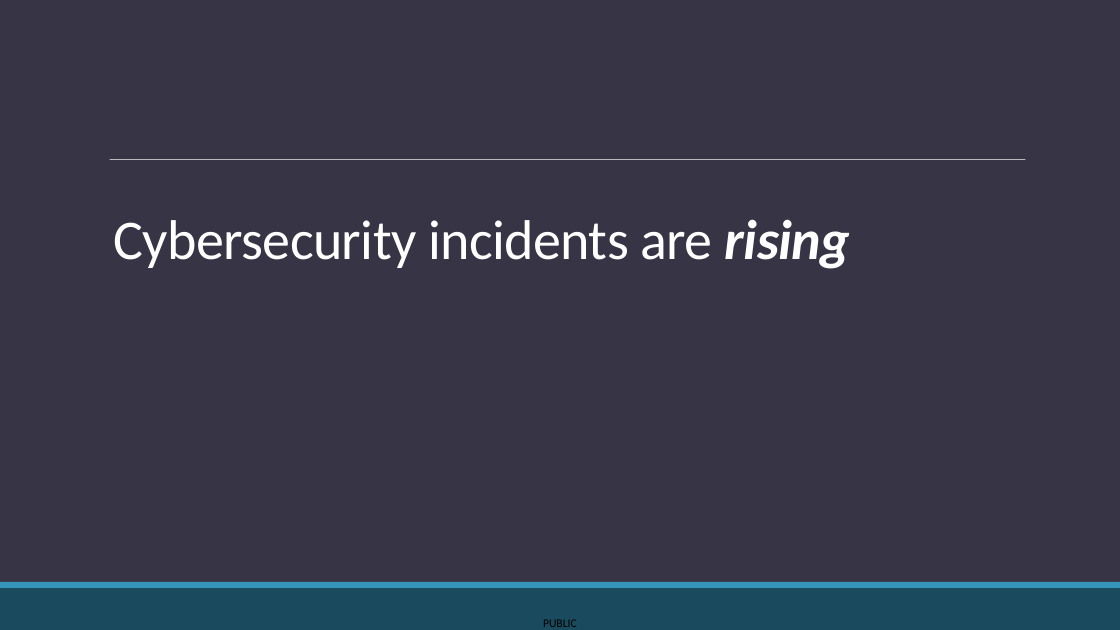
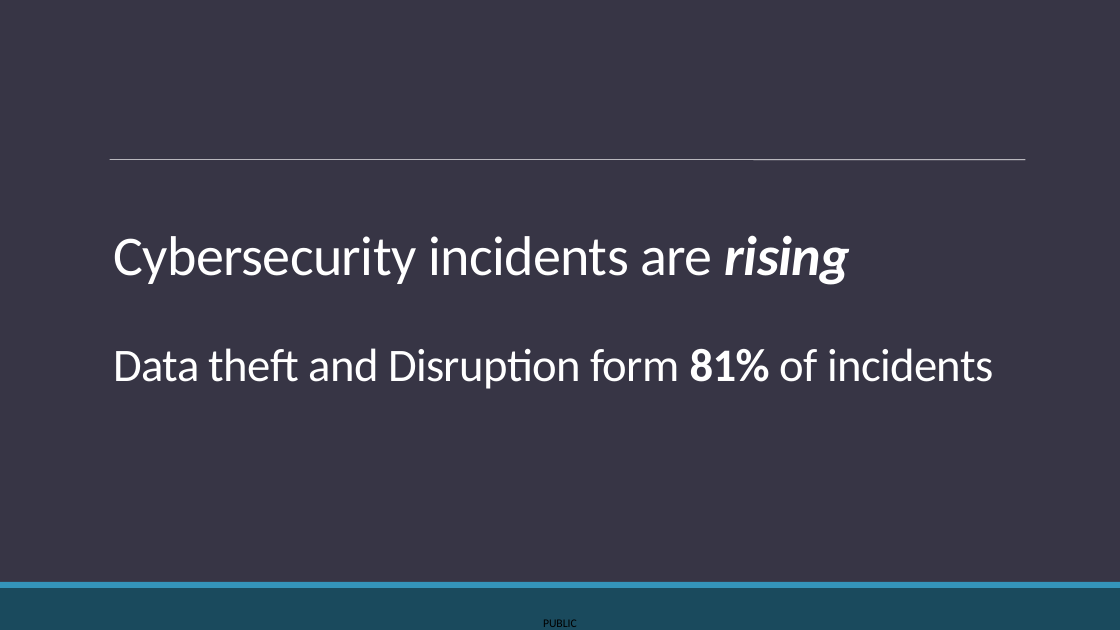
Before and after one commit to KozA777/cyber_project, a slide deck: slide 16 of FINAL_PRESENTATION.pptx (slide 18 before the commit). Drawn at 1120x630 pixels with LibreOffice and Linux fonts; fonts in the diff are those of the drawing. Boxes give left, top, right and bottom in pixels: in the first picture for what was removed or moved away, otherwise in the second. Text is boxed around its words. In the diff, an @@ line names an element or a change of style, - is before the commit and + after.

```diff
--- a/FINAL_PRESENTATION.pptx
+++ b/FINAL_PRESENTATION.pptx
@@ title "Cybersecurity incidents are rising Data ..." at (113, 235, 993, 389): vertical alignment bottom to top @@
@@ title at (113, 235, 993, 389): text changed; size 48 to 40 pt @@
-Cybersecurity incidents are rising
+Cybersecurity incidents are rising
+Data theft and Disruption form 81% of incidents
```
Also in this commit, not shown: 13 other slides changed, 2 slides removed.
